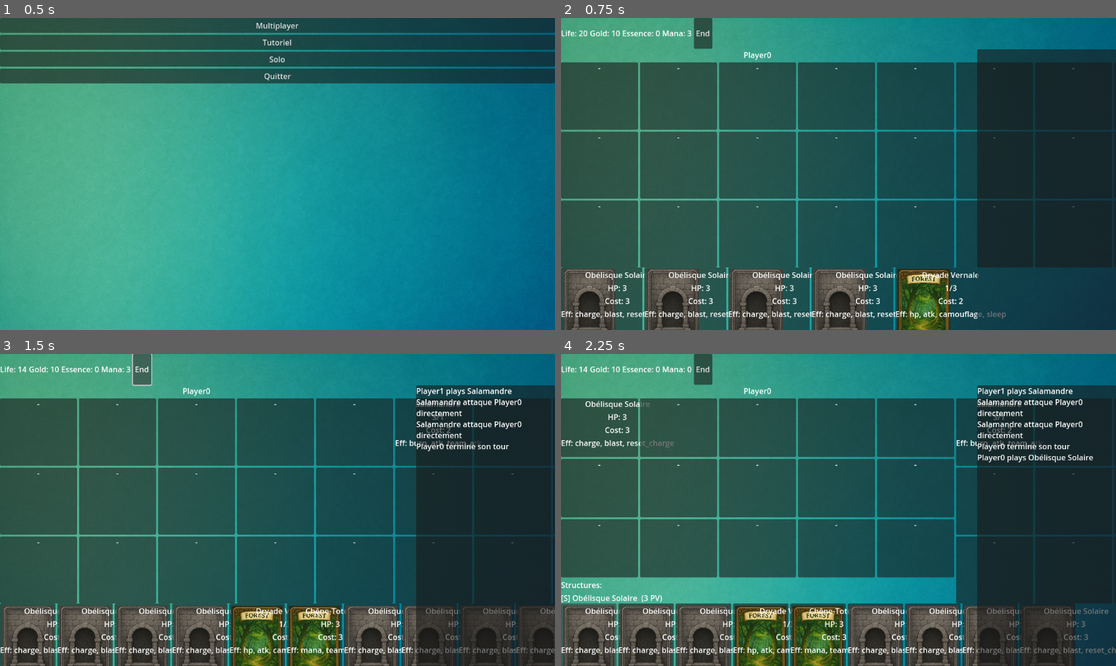
Above: before the commit, frames 1-4 (two rows, left to right).
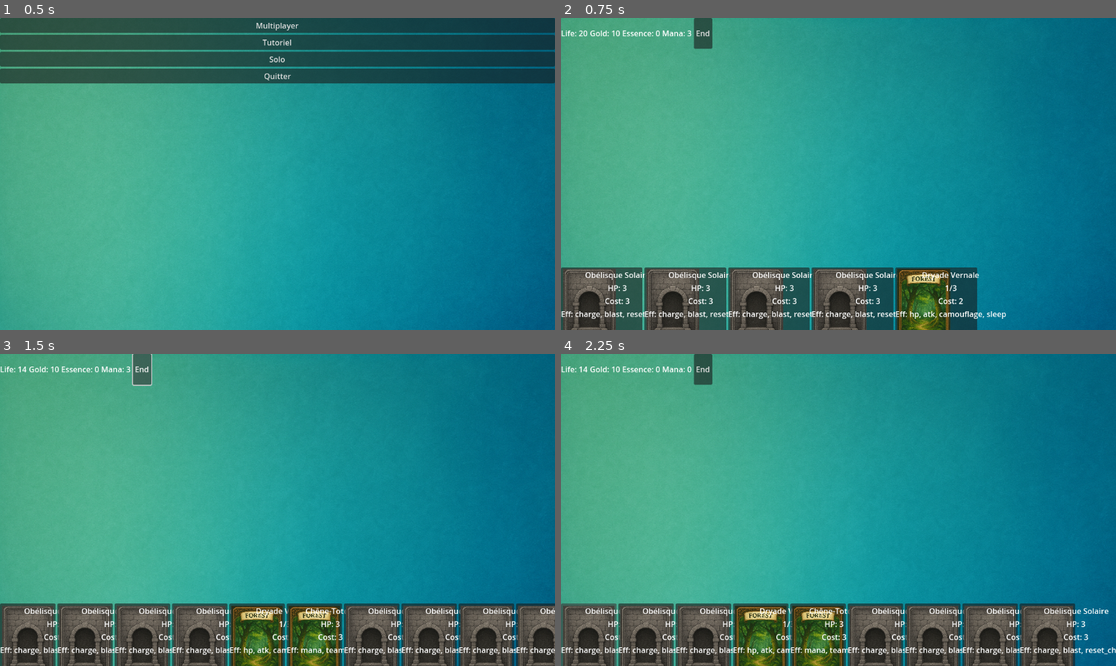
Above: after the commit, the same moments.

Repository: cbCielblanc/deckbuilding
Game: Godot game, scene res://scenes/MainMenu.tscn
The game is run twice, just before and just after one commit, with the same random seed, the same clock (stepped at 60 frames per second) and the same inputs.
Inputs (mouse positions are in pixels of both pictures, inside the frame that each line leads up to):
- Up to frame 1 (0.5 s): no input
- Up to frame 2 (0.75 s): click "Solo" at 0.5 s
- Up to frame 3 (1.5 s): click "End" at 1.25 s
- Up to frame 4 (2.25 s): click (588, 644) at 2 s

Frame 1 is identical in both runs. In frame 2, 70% of the frame differs, in the area x 0-100%, y 10-100%; in frame 3, 68%; in frame 4, 63%.
Error after the commit: Parse Error: Expected indented block after "if" block. (res://ui/board_ui.gd:13)

Commit message:
Display opponent resources

Diff:
--- a/ui/board_ui.gd
+++ b/ui/board_ui.gd
@@ -11,7 +11,8 @@
 	board = get_node(board_path)
 	EventBus.connect("event", Callable(self, "_on_event"))
 	if player:
-		player.connect("board_changed", Callable(self, "_refresh"))
+	player.connect("board_changed", Callable(self, "_refresh"))
+	player.connect("stats_changed", Callable(self, "_refresh"))
 	_refresh()
 
 func _on_event(tag:String, _payload:Dictionary) -> void:
@@ -30,6 +31,22 @@
 	head.text = player.name
 	head.horizontal_alignment = HORIZONTAL_ALIGNMENT_CENTER
 	add_child(head)
+
+	# Statistiques du joueur
+	var stats := HBoxContainer.new()
+	var lbl_life := Label.new()
+	lbl_life.text = "Life: %d" % player.life
+	stats.add_child(lbl_life)
+	var lbl_gold := Label.new()
+	lbl_gold.text = "Gold: %d" % player.gold
+	stats.add_child(lbl_gold)
+	var lbl_ess := Label.new()
+	lbl_ess.text = "Essence: %d" % player.essence
+	stats.add_child(lbl_ess)
+	var lbl_mana := Label.new()
+	lbl_mana.text = "Mana: %d" % player.mana
+	stats.add_child(lbl_mana)
+	add_child(stats)
 
 	# 2) grille de jeu
 	if board and board.grids.has(player):
Not shown, changed: ui/README.md
